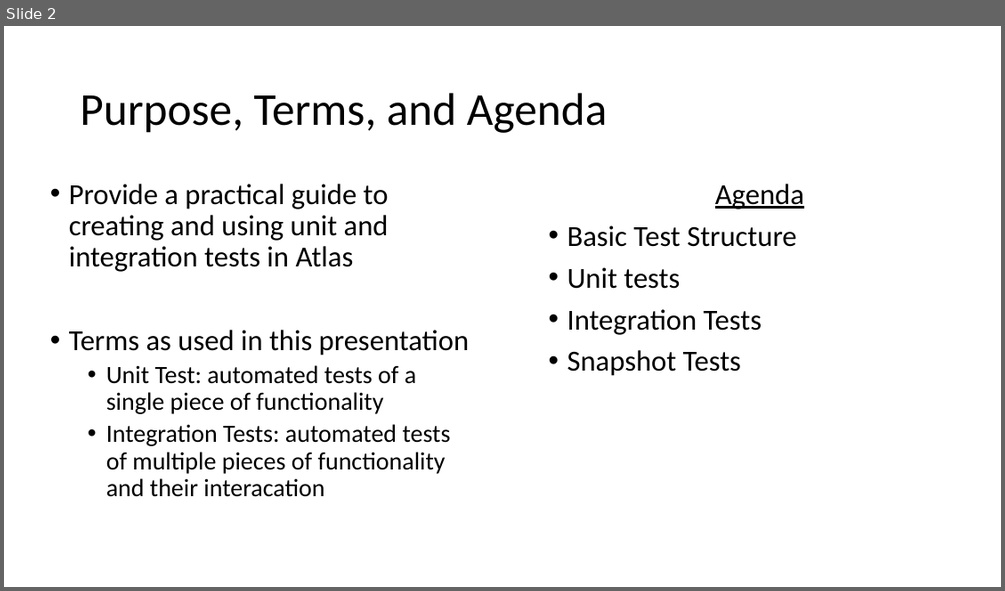
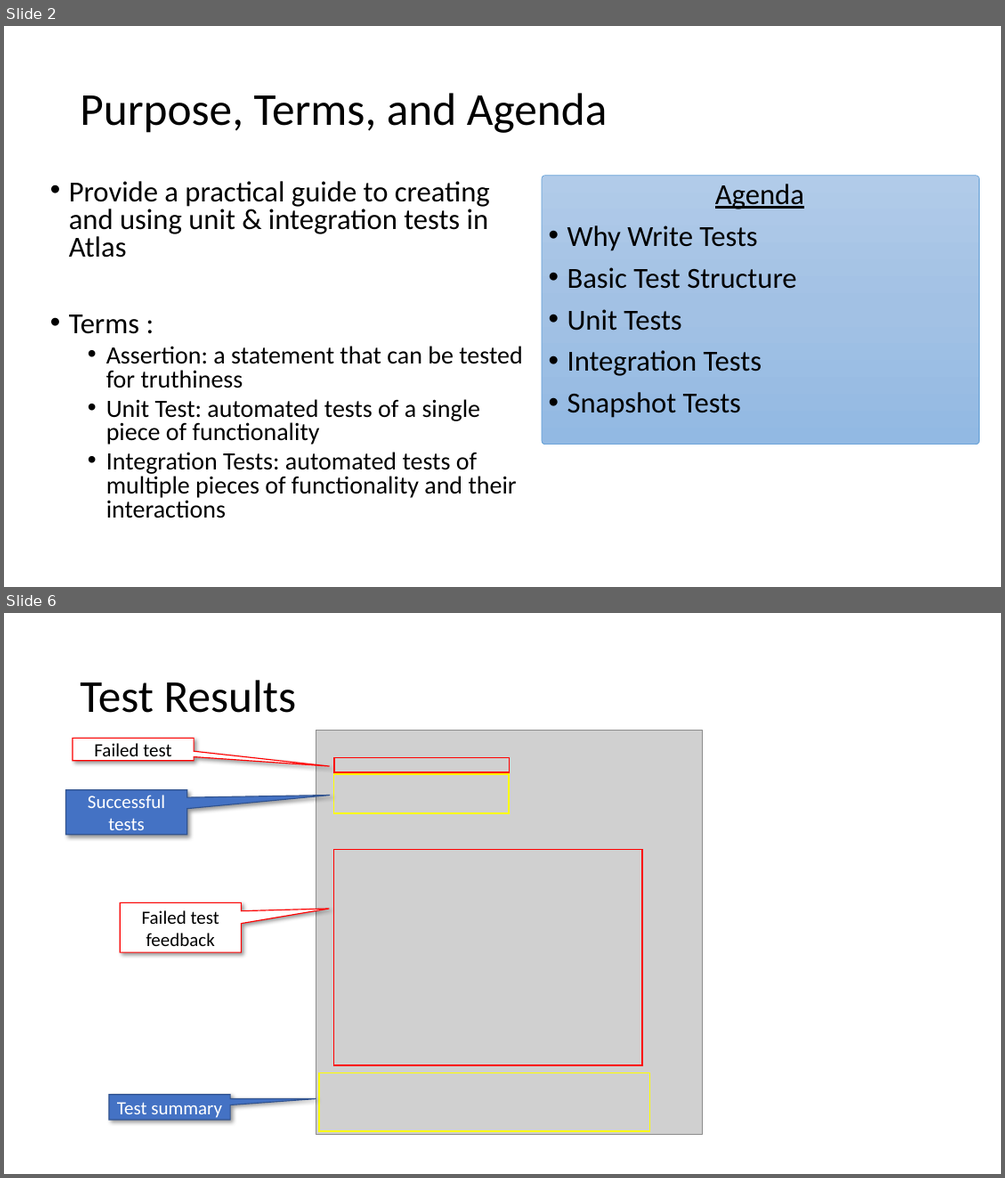
Before and after one commit to reggie3/testing-examples, a slide deck: TestingPresentation.pptx. Shown one above the other, each under a label of ours: slide 2 before the commit, slides 2 and 6 after it; the slides between them are not shown. The pictures are 1005x591 and 1005x1178 pixels, drawn with LibreOffice and Linux fonts; fonts in the diff are those of the drawing; grey boxes stand for pictures. Boxes give left, top, right and bottom in pixels: in the first picture for what was removed or moved away, otherwise in the second. Text is boxed around its words. In the diff, an @@ line names an element or a change of style, - is before the commit and + after.

```diff
--- a/TestingPresentation.pptx
+++ b/TestingPresentation.pptx
@@ slide 6 added at [4,613,1001,1174], background #FFFFFF @@
@@ title added at [80,680,297,713], 44 pt, text #000000 @@
+Test Results
@@ speech box added at [73,738,194,761], fill #FFFFFF, outline #FF0000 1 pt, 18 pt, text #000000 @@
+Failed test
@@ picture added at [316,730,703,1135] @@
@@ rectangle added at [334,757,509,772], outline #FF0000 1.5 pt @@
@@ speech box added at [66,790,187,835], fill #4472C4, outline #325491 1 pt, 18 pt, text #FFFFFF @@
+Successful tests
@@ rectangle added at [334,774,509,813], outline #FFFF00 1.5 pt @@
@@ rectangle added at [334,850,642,1065], outline #FF0000 1.5 pt @@
@@ speech box added at [120,902,241,952], fill #FFFFFF, outline #FF0000 1 pt, 18 pt, text #000000 @@
+Failed test feedback
@@ rectangle added at [320,1073,650,1131], outline #FFFF00 1.5 pt @@
@@ speech box added at [109,1094,230,1120], fill #4472C4, outline #325491 1 pt, 18 pt, text #FFFFFF @@
+Test summary
@@ slide 2 changed as well @@
@@ text at [69,181,522,388]: text changed @@
-• Provide a practical guide to creating and using unit and integration tests in Atlas
-• Terms as used in this presentation
+• Provide a practical guide to creating and using unit & integration tests in Atlas
+• Terms :
+  • Assertion: a statement that can be tested for truthiness
@@ rounded rectangle added at [542,176,979,444], fill gradient #B1CBE9 to #A3C1E5 to #93B9E4, outline #5B9BD5 0.5 pt @@
@@ text at [567,225,757,251]: paragraph added @@
+• Why Write Tests
@@ text at [567,309,681,330]: text changed @@
-• Unit tests
+• Unit Tests
@@ text at [106,399,481,444]: line spacing 0.9 to 0.8 @@
@@ text at [106,451,517,518]: text changed @@
-  • Integration Tests: automated tests of multiple pieces of functionality and their interacation
+  • Integration Tests: automated tests of multiple pieces of functionality and their interactions
```
Also in this commit, not shown: 3 other slides changed, 14 other slides added, 1 slide removed, 11 other files.
